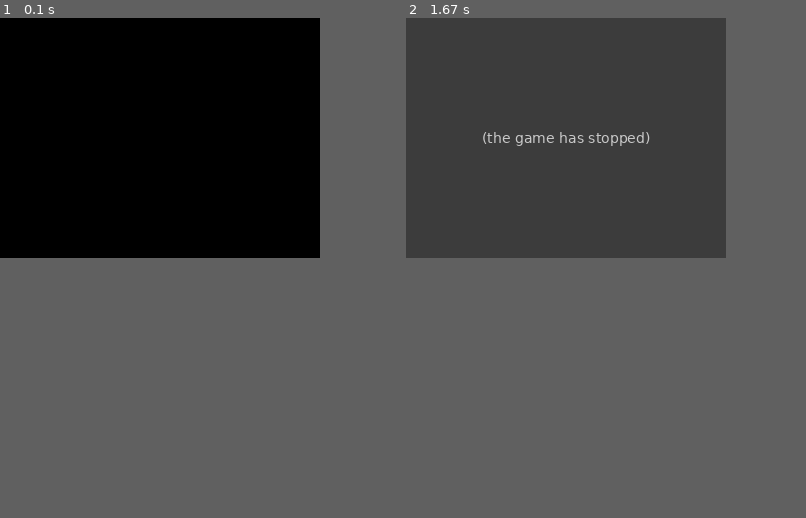
Above: before the commit, frames 1-2 (left to right).
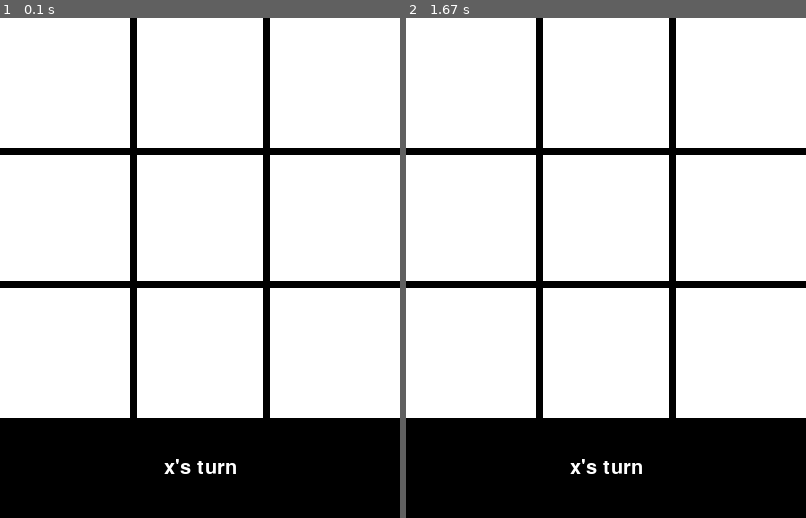
Above: after the commit, the same moments.

Repository: NLSP-J/ttt-pygame
Game: pygame game, started from main.py
Two runs of this game, one before a commit and one after it. Both use one fixed random seed, a clock stepped at 60 frames per second and the inputs below.
Inputs:
- Up to frame 1 (0.1 s): no input
- Up to frame 2 (1.67 s): no input
In our replay, the window is 320x240 before the commit and 400x500 after it. These sizes can differ from the game's own. Grey fills any space a smaller window leaves; there, only what the larger window draws over its background counts as a difference.

The runs differ from the first frame. In frame 1, 58% of the frame differs, in the area x 0-100%, y 0-100%; in frame 2, 61%.
Before the commit the program exited at 1 s; later frames show no game.

Commit message:
Update main.py

Diff:
--- a/main.py
+++ b/main.py
@@ -1,24 +1,80 @@
+import pygame as pg
+import time
 import asyncio
-import pygame
 
-pygame.init()
-pygame.display.set_mode((320, 240))
-clock = pygame.time.Clock()
+pg.init()
+
+white = (255, 255, 255)
+black = (0, 0, 0)
+red = (255, 0, 0)
+
+win_width = 400
+win_height = 500
+screen = pg.display.set_mode([win_width, win_height])
+pg.display.set_caption('Tic-Tac-Toe')
+
+font = pg.font.Font(None, 30)
+
+player = 'x'
+moves = 0
+draw = False
+winner = False
+
+b_width = 400
+b_height = 400
+board = [['','',''],
+		 ['','',''],
+		 ['','','']]
+
+# x_img = pg.image.load("X_modified.png")
+# o_img = pg.image.load("o_modified.png")
+
+# x_img = pg.transform.scale(x_img, (80, 80))
+# o_img = pg.transform.scale(o_img, (80, 80))
 
 
+def update_text():
+
+	global draw, player
+
+	if draw:
+		text = "It's a draw!"
+	elif winner != False:
+		text = f"{winner} wins!"
+	else:
+		text = f"{player}'s turn"
+
+	screen.fill(black, (0, 400, 500, 100))
+	text = font.render(text, True, white)
+	text_rect = text.get_rect(center=(b_width / 2, win_height-50))
+	screen.blit(text, text_rect)
+
+def game_window():
+
+	screen.fill(white)
+
+	# drawing vertical lines
+	pg.draw.line(screen, black, (b_width / 3, 0),
+				(b_width / 3, b_height), 7)
+	pg.draw.line(screen, black, (b_width / 3 * 2, 0),
+				(b_width / 3 * 2, b_height), 7)
+
+	# drawing horizontal lines
+	pg.draw.line(screen, black, (0, b_height / 3),
+				(b_width, b_height / 3), 7)
+	pg.draw.line(screen, black, (0, b_height / 3 * 2),
+				(b_width, b_height / 3 * 2), 7)
+
+	update_text()
+
 async def main():
-    count = 60
+	game_window()
+	while True:
+		for event in pg.event.get():
+			if event.type == pg.QUIT:
+				running = False
 
-    while True:
-        print(f"{count}: Hello from Pygame")
-        pygame.display.update()
-        await asyncio.sleep(0)  # You must include this statement in your main loop. Keep the argument at 0.
-
-        if not count:
-            pygame.quit()
-            return
-
-        count -= 1
-        clock.tick(60)
+		pg.display.flip()
+		await asyncio.sleep(0)
 
 asyncio.run(main())
